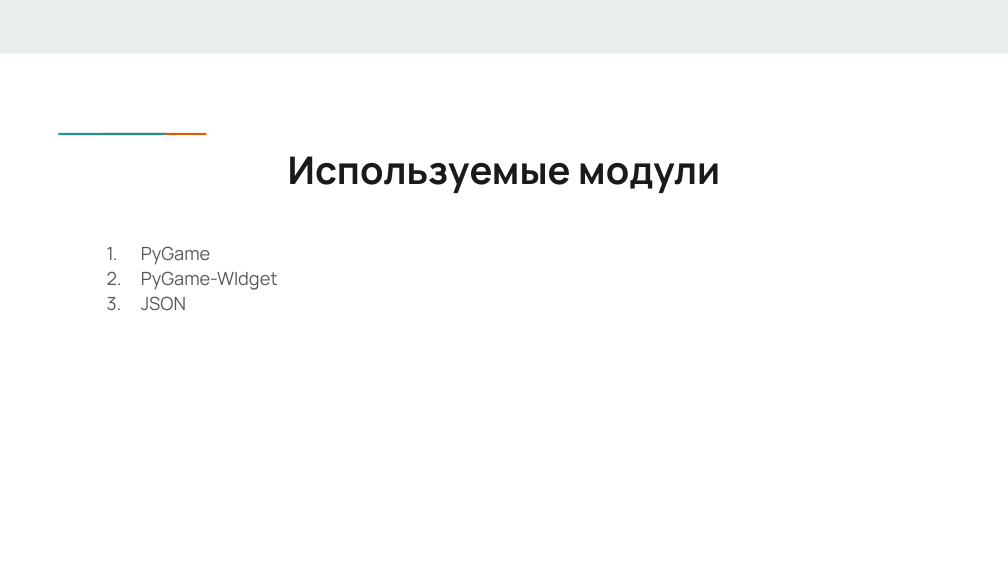
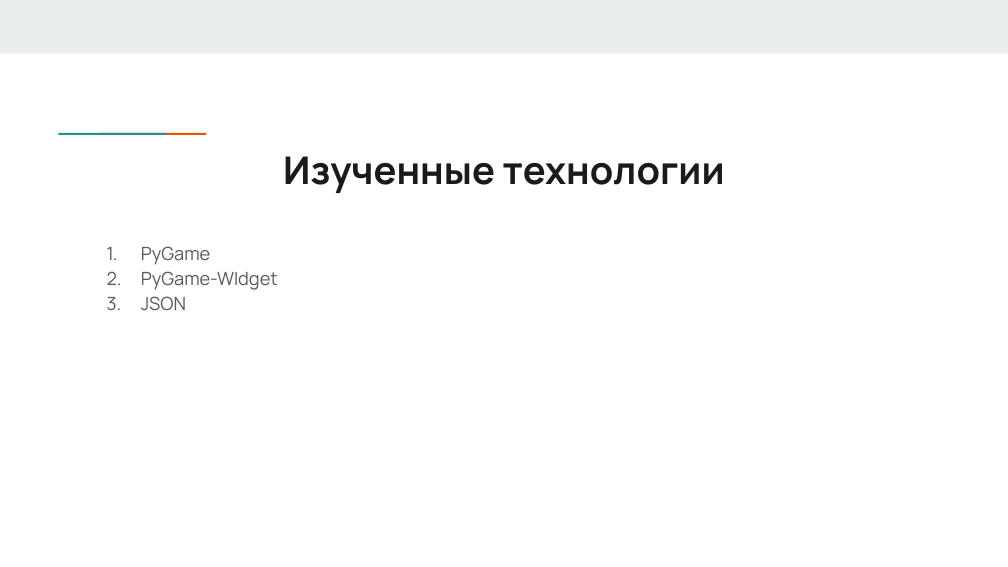
Before and after one commit to kanl222/The-Celestial-World, a slide deck: slide 5 of RPG- игра “The Celestial World”.pptx. Drawn at 1008x567 pixels with LibreOffice and Linux fonts; fonts in the diff are those of the drawing. Boxes give left, top, right and bottom in pixels: in the first picture for what was removed or moved away, otherwise in the second. Text is boxed around its words. In the diff, an @@ line names an element or a change of style, - is before the commit and + after.

```diff
--- a/RPG- игра “The Celestial World”.pptx
+++ b/RPG- игра “The Celestial World”.pptx
@@ text at (283,156,725,193): text changed @@
-Используемые модули
+Изученные технологии
```
Also in this commit, not shown: 1 other file.
